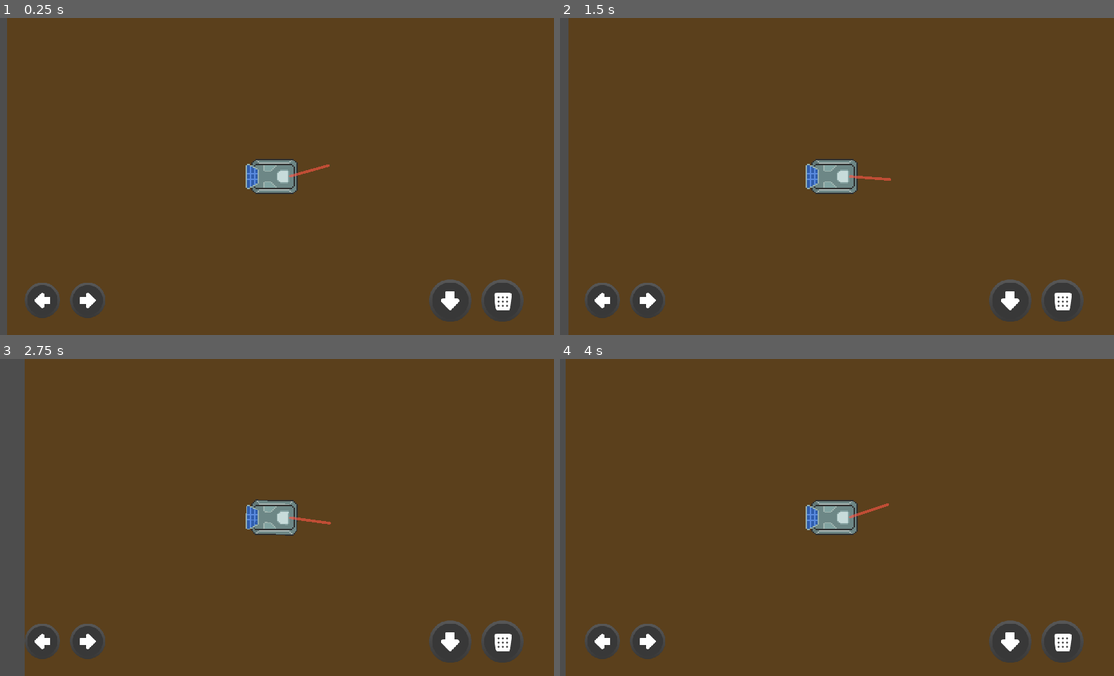
Above: before the commit, frames 1-4 (two rows, left to right).
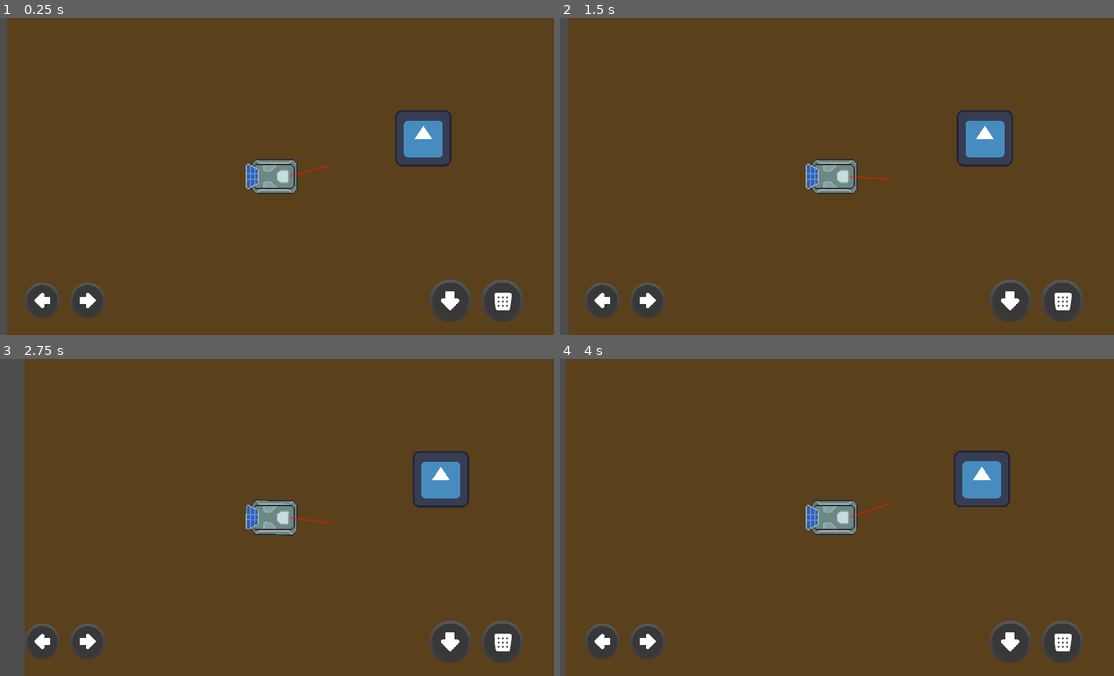
Above: after the commit, the same moments.

Repository: SHADOW-077/Beyond-Earth--The-Last-Mission
Game: Godot game, scene res://scenes/level_1.tscn
The game is run twice, just before and just after one commit, with the same random seed, the same clock (stepped at 60 frames per second) and the same inputs. The engine's default icon, where the game draws it, is replaced by a stand-in: a white triangle on a blue panel in a dark square.
Inputs:
- Up to frame 1 (0.25 s): no input
- Up to frame 2 (1.5 s): hold D (move_right) 0.53-1.28 s; hold S (move_backward) from 1.28 s (still down)
- Up to frame 3 (2.75 s): release S (move_backward) at 2.03 s; hold D (move_right) from 2.03 s (still down)
- Up to frame 4 (4 s): tap Enter at 2.75 s; release D (move_right) at 2.78 s; hold W (move_forward) 2.78-3.53 s; hold A (move_left) from 3.53 s (still down)

The runs differ from the first frame. In frame 1, 1.8% of the frame differs, in the area x 52-82%, y 29-51%; in frame 2, 1.9%; in frame 3, 1.9%; in frame 4, 1.9%, in the area x 52-82%, y 28-51%.

Commit message:
fixed laser code

Diff:
--- a/scenes/level_1.tscn
+++ b/scenes/level_1.tscn
@@ -1,7 +1,8 @@
-[gd_scene load_steps=3 format=3 uid="uid://b8x7scwremutv"]
+[gd_scene load_steps=4 format=3 uid="uid://b8x7scwremutv"]
 
 [ext_resource type="PackedScene" uid="uid://8hh2ohbttpr1" path="res://scenes/rover.tscn" id="1_w32c2"]
 [ext_resource type="PackedScene" uid="uid://62ctxi7u7tn6" path="res://scenes/controls.tscn" id="2_0j2sc"]
+[ext_resource type="PackedScene" uid="uid://bmb8udf7havkk" path="res://scenes/objects.tscn" id="3_xmckj"]
 
 [node name="level_1" type="Node2D"]
 
@@ -17,3 +18,6 @@
 [node name="CanvasLayer" type="CanvasLayer" parent="."]
 
 [node name="CONTROLS" parent="CanvasLayer" instance=ExtResource("2_0j2sc")]
+
+[node name="objects" parent="." instance=ExtResource("3_xmckj")]
+position = Vector2(944, 273)
--- /dev/null
+++ b/scenes/objects.tscn
@@ -0,0 +1,15 @@
+[gd_scene load_steps=3 format=3 uid="uid://bmb8udf7havkk"]
+
+[ext_resource type="Texture2D" uid="uid://beny5nq68ne6t" path="res://icon.svg" id="1_a6adc"]
+
+[sub_resource type="RectangleShape2D" id="RectangleShape2D_3avcn"]
+size = Vector2(128, 125)
+
+[node name="objects" type="StaticBody2D"]
+
+[node name="Sprite2D" type="Sprite2D" parent="."]
+texture = ExtResource("1_a6adc")
+
+[node name="CollisionShape2D" type="CollisionShape2D" parent="."]
+position = Vector2(0, -0.5)
+shape = SubResource("RectangleShape2D_3avcn")
--- a/scenes/rover.gd
+++ b/scenes/rover.gd
@@ -4,9 +4,9 @@
 @export var acceleration = 5
 var min_angle = 240
 var max_angle = 300
-var rotating_right: bool = true
+var rotating_right= true
 var movement = 0
-
+@onready var line_2d_pos = $RayCast2D/Line2D.get_point_position(1)
 @onready var ray = $RayCast2D
 func _physics_process(delta):
 	#rover movement
@@ -28,9 +28,12 @@
 	#raycast
 
 	var end_point_ray = ray.target_position
+
 	if ray.is_colliding():
-		end_point_ray = $Line2D.distance_to(ray.get_collision_point())
-		$Line2D.set_point_position(1,end_point_ray)
+		end_point_ray = to_local(ray.get_collision_point())
+		$RayCast2D/Line2D.set_point_position(1,line_2d_pos-end_point_ray)
+	else:
+		$RayCast2D/Line2D.set_point_position(1,line_2d_pos)
 
 func _process(delta):
 	if rotating_right:
--- a/scenes/rover.tscn
+++ b/scenes/rover.tscn
@@ -33,8 +33,8 @@
 position = Vector2(2.38497e-08, 2)
 rotation = 1.5708
 points = PackedVector2Array(0, 0, 90, 0)
-width = 6.0
-default_color = Color(1, 0.335514, 0.269596, 0.611765)
+width = 4.0
+default_color = Color(1, 0.0823529, 0, 0.439216)
 joint_mode = 2
 begin_cap_mode = 2
 end_cap_mode = 2
